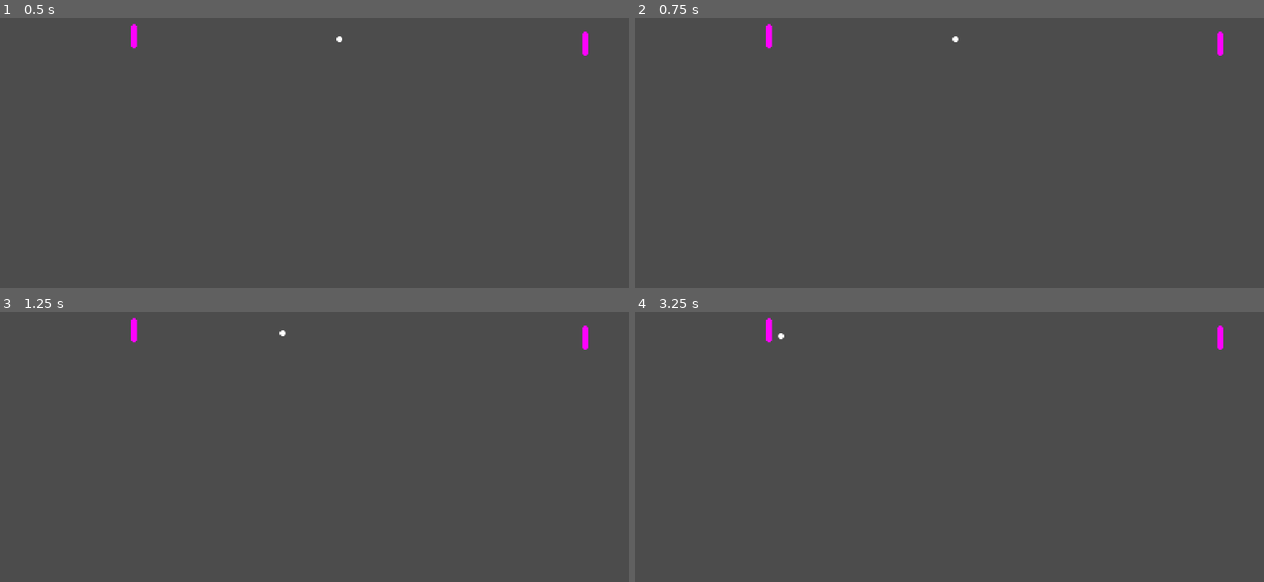
Above: before the commit, frames 1-4 (two rows, left to right).
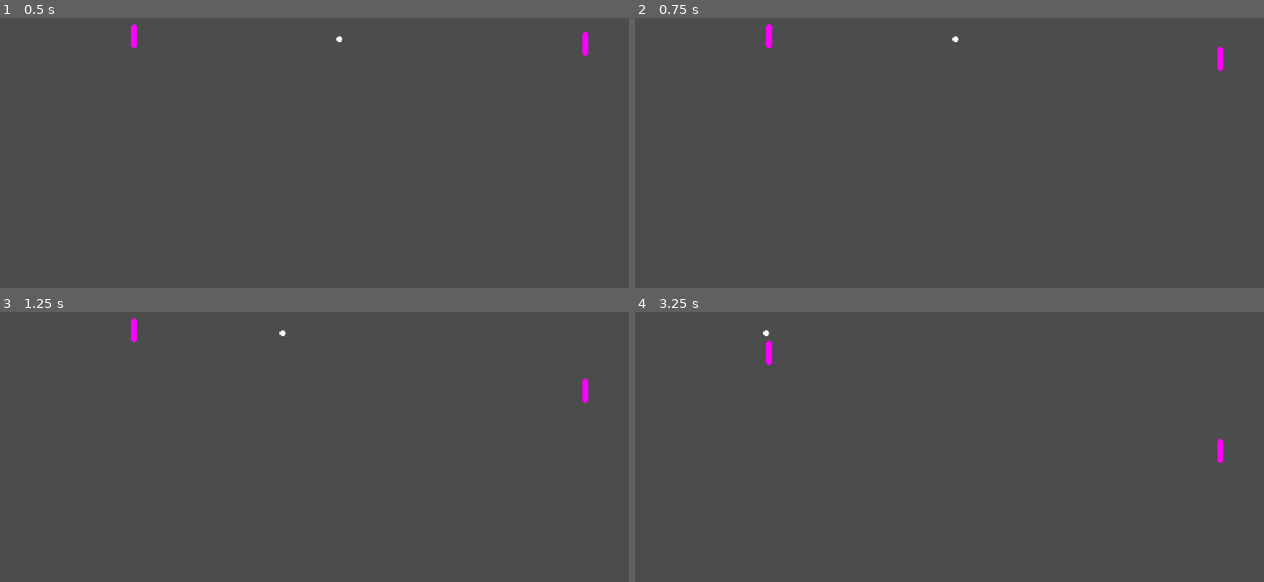
Above: after the commit, the same moments.

Repository: bitwes/GutTutorials
Game: Godot game, scene res://scenes/Game.tscn
Two runs of this game, one before a commit and one after it. Both use one fixed random seed, a clock stepped at 60 frames per second and the inputs below. The project has no main scene, so this scene is started directly.
Inputs:
- Up to frame 1 (0.5 s): no input
- Up to frame 2 (0.75 s): tap Enter at 0.5 s; hold Down (right_down, bound only after the commit) from 0.53 s (still down)
- Up to frame 3 (1.25 s): keep holding Down (right_down, bound only after the commit)
- Up to frame 4 (3.25 s): release Down (right_down, bound only after the commit) at 1.28 s; hold Z (left_down, bound only after the commit) 1.28-2.03 s; hold Down (right_down, bound only after the commit) 2.03-2.78 s; hold A (left_up, bound only after the commit) from 2.78 s (still down)

Frame 1 is identical in both runs. In frame 2, 0.1% of the frame differs, in the area x 92-94%, y 5-20%; in frame 3, 0.2%; in frame 4, 0.4%, in the area x 20-94%, y 2-56%.

Commit message:
movement keys

Diff:
--- a/Pong/game/project.godot
+++ b/Pong/game/project.godot
@@ -17,6 +17,17 @@
 
 enabled=PoolStringArray( "gut" )
 
+[input]
+
+left_up=[ Object(InputEventKey,"resource_local_to_scene":false,"resource_name":"","device":0,"alt":false,"shift":false,"control":false,"meta":false,"command":false,"pressed":false,"scancode":65,"unicode":0,"echo":false,"script":null)
+ ]
+left_down=[ Object(InputEventKey,"resource_local_to_scene":false,"resource_name":"","device":0,"alt":false,"shift":false,"control":false,"meta":false,"command":false,"pressed":false,"scancode":90,"unicode":0,"echo":false,"script":null)
+ ]
+right_up=[ Object(InputEventKey,"resource_local_to_scene":false,"resource_name":"","device":0,"alt":false,"shift":false,"control":false,"meta":false,"command":false,"pressed":false,"scancode":16777232,"unicode":0,"echo":false,"script":null)
+ ]
+right_down=[ Object(InputEventKey,"resource_local_to_scene":false,"resource_name":"","device":0,"alt":false,"shift":false,"control":false,"meta":false,"command":false,"pressed":false,"scancode":16777234,"unicode":0,"echo":false,"script":null)
+ ]
+
 [rendering]
 
 environment/default_environment="res://default_env.tres"
--- a/Pong/game/scenes/Game.tscn
+++ b/Pong/game/scenes/Game.tscn
@@ -1,25 +1,28 @@
-[gd_scene load_steps=4 format=2]
+[gd_scene load_steps=5 format=2]
 
-[ext_resource path="res://scenes/Ball.tscn" type="PackedScene" id=1]
-[ext_resource path="res://scenes/Wall.tscn" type="PackedScene" id=2]
-[ext_resource path="res://scenes/Paddle.tscn" type="PackedScene" id=3]
+[ext_resource path="res://scripts/game.gd" type="Script" id=1]
+[ext_resource path="res://scenes/Ball.tscn" type="PackedScene" id=2]
+[ext_resource path="res://scenes/Wall.tscn" type="PackedScene" id=3]
+[ext_resource path="res://scenes/Paddle.tscn" type="PackedScene" id=4]
 
 [node name="Game" type="Node2D" index="0"]
 
-[node name="Ball" parent="." index="0" instance=ExtResource( 1 )]
+script = ExtResource( 1 )
 
-[node name="TopWall" parent="." index="1" instance=ExtResource( 2 )]
+[node name="Ball" parent="." index="0" instance=ExtResource( 2 )]
+
+[node name="TopWall" parent="." index="1" instance=ExtResource( 3 )]
 
 position = Vector2( 511, 16 )
 
-[node name="BottomWall" parent="." index="2" instance=ExtResource( 2 )]
+[node name="BottomWall" parent="." index="2" instance=ExtResource( 3 )]
 
 position = Vector2( 512, 595 )
 
-[node name="LeftPaddle" parent="." index="3" instance=ExtResource( 3 )]
+[node name="LeftPaddle" parent="." index="3" instance=ExtResource( 4 )]
 
 position = Vector2( 177, 228 )
 
-[node name="RightPaddle" parent="." index="4" instance=ExtResource( 3 )]
+[node name="RightPaddle" parent="." index="4" instance=ExtResource( 4 )]
 
 position = Vector2( 773, 238 )
--- /dev/null
+++ b/Pong/game/scripts/game.gd
@@ -0,0 +1,16 @@
+extends Node2D
+
+
+func _ready():
+	pass
+
+func _process(delta):
+	if(Input.is_action_pressed("left_down")):
+		$LeftPaddle.down(delta)
+	if(Input.is_action_pressed("left_up")):
+		$LeftPaddle.up(delta)
+
+	if(Input.is_action_pressed("right_down")):
+		$RightPaddle.down(delta)
+	if(Input.is_action_pressed("right_up")):
+		$RightPaddle.up(delta)
--- a/Pong/game/test/RunTests.tscn
+++ b/Pong/game/test/RunTests.tscn
@@ -30,7 +30,7 @@
 }
 _should_maximize = false
 _run_on_load = true
-_select_script = "test_paddle_ball.gd"
+_select_script = null
 _tests_like = null
 _inner_class_name = null
 _should_print_to_console = true
--- a/Pong/game/test/integration/test_ball_wall.gd
+++ b/Pong/game/test/integration/test_ball_wall.gd
@@ -20,15 +20,14 @@
 
 func test_assert_ball_reflected_down():
 	_wall.set_position(Vector2(200, 100))
+	_ball.set_direction(Vector2(0, -1))
 
-	_ball.set_direction(Vector2(0, -1))
 	yield(yield_for(2, 'waiting for bounce'), YIELD)
 	assert_eq(_ball.get_direction().y, 1)
 
 func test_assert_ball_reflected_up():
+	_wall.set_position(Vector2(200, 300))
+	_ball.set_direction(Vector2(0, 1))
 
-	_wall.set_position(Vector2(200, 300))
-
-	_ball.set_direction(Vector2(0, 1))
 	yield(yield_for(2, 'waiting for bounce'), YIELD)
 	assert_eq(_ball.get_direction().y, -1)
